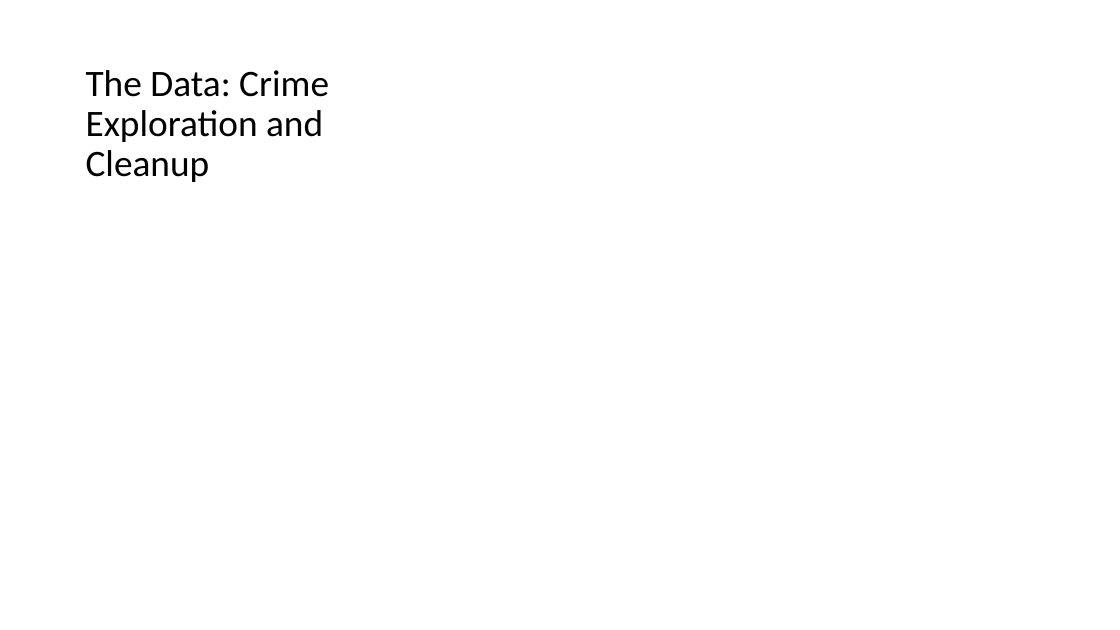
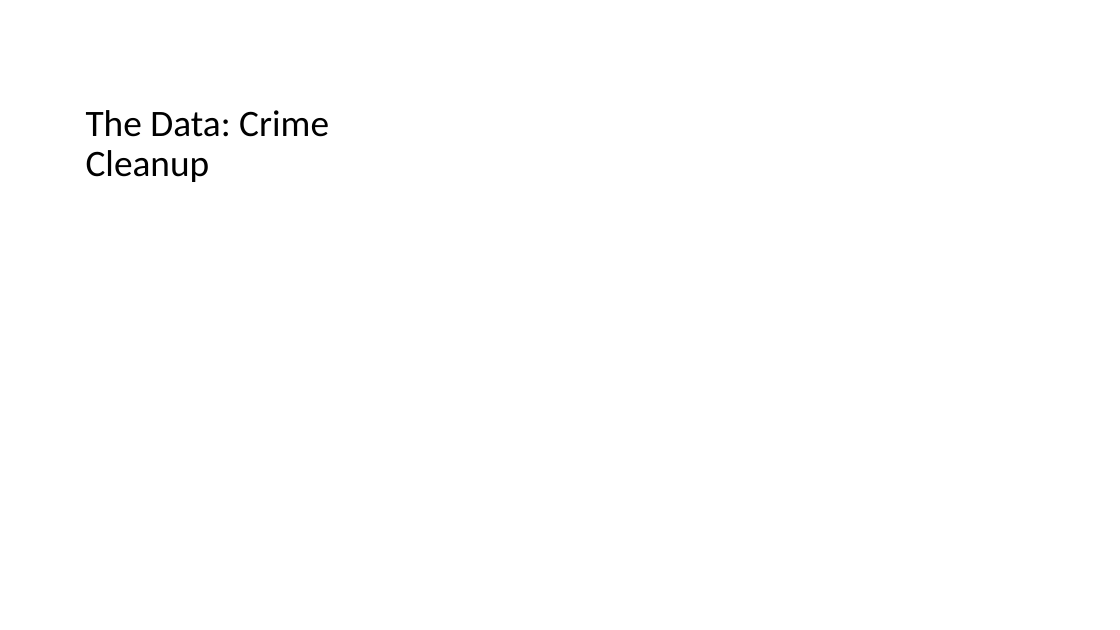
Before and after one commit to franciscohohn/Project_1, a slide deck: slide 7 of Weather_vs_Crime.pptx. Drawn at 1120x630 pixels with LibreOffice and Linux fonts; fonts in the diff are those of the drawing. Boxes give left, top, right and bottom in pixels: in the first picture for what was removed or moved away, otherwise in the second. Text is boxed around its words. In the diff, an @@ line names an element or a change of style, - is before the commit and + after.

```diff
--- a/Weather_vs_Crime.pptx
+++ b/Weather_vs_Crime.pptx
@@ title at (x1=86, y1=110, x2=329, y2=182): text changed @@
-The Data: Crime Exploration and Cleanup
+The Data: Crime Cleanup
```
Also in this commit, not shown: 4 other slides changed.
